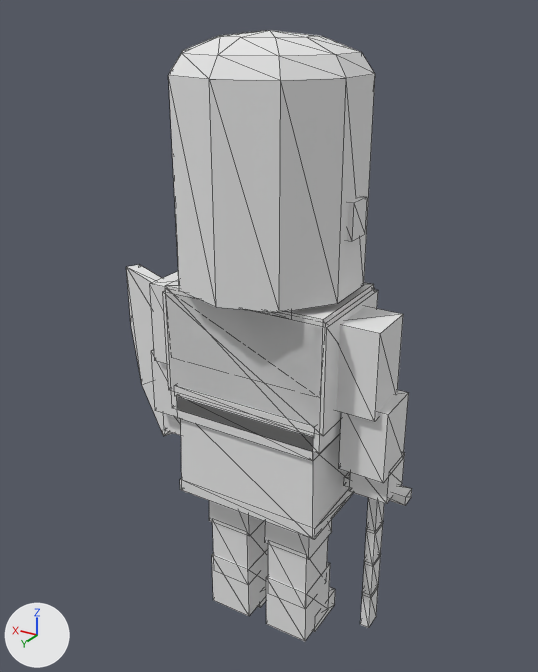
Two versions of the glTF model sample_project/assets/3d/units/franks/swordsman_a3.glb, one commit apart.
Rendered twice from a camera (50 mm lens) standing at (-1.046, 1.749, 1.934) and looking at (0.045, -0.07, 1.024). The axes (+X, +Y, +Z) are drawn at lower left. The lights are the same throughout. The older version comes first. Mesh edges are drawn as thin lines. Vertices at exactly the same position are counted once.

Objects in the first picture: 'Body'.
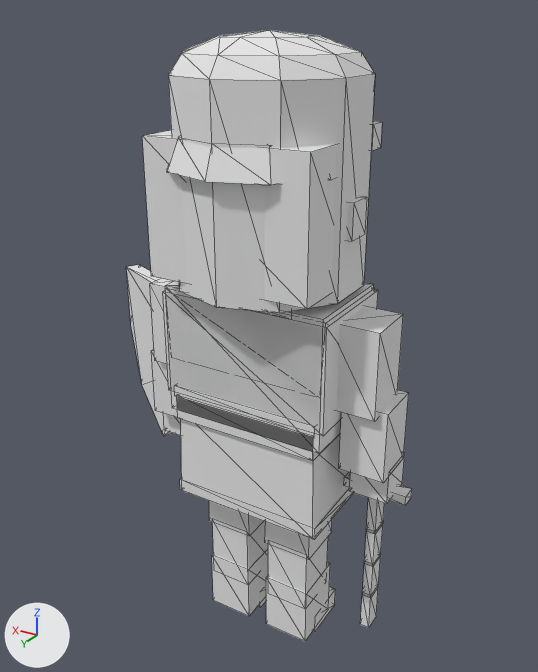
The newer file is also rescaled (x1.01) as a whole; pictures and numbers use the older file's frame.

The change, as a diff of the scene's bpy script:
```diff
--- a/sample_project/assets/3d/units/franks/swordsman_a3.glb.py
+++ b/sample_project/assets/3d/units/franks/swordsman_a3.glb.py
@@ me_body @@
 # used by ob_body; location = (0.0, 0.0, 0.0)
-me_body.from_pydata(...)  # 485 vertices, 782 faces; spans x -0.45..0.68, y -0.28..0.27, z 0.0..1.9
+me_body.from_pydata(...)  # 532 vertices, 864 faces; spans x -0.45..0.68, y -0.28..0.3, z 0.0..1.9
+# me_body part 1: a new loose piece, a box spanning x -0.25..0.25, y -0.03..0.23, z 1.27..1.65, in mat_pe_unitpalette (white #e7e7e7)
+# me_body part 2: a new loose piece, a box spanning x -0.22..0.22, y -0.235..-0.175, z 1.595..1.665, in mat_pe_unitpalette (white #e7e7e7)
+# me_body part 3: a new loose piece of 31 vertices spanning x -0.25..0.25, y -0.2..0.3, z 1.57..1.74, in mat_pe_unitpalette (white #e7e7e7)
+# other edits to the shape of me_body do not show in these pictures
 me_body.materials.append(mat_pe_unitpalette)
```

Pixel boxes (x1, y1, x2, y2) of what changed, in the pictures (538 x 672 px):
part 1 of me_body, added: after (142, 130, 336, 309)
part 2 of me_body, added: after (371, 121, 382, 151)
part 3 of me_body, added: after (167, 140, 336, 185)
